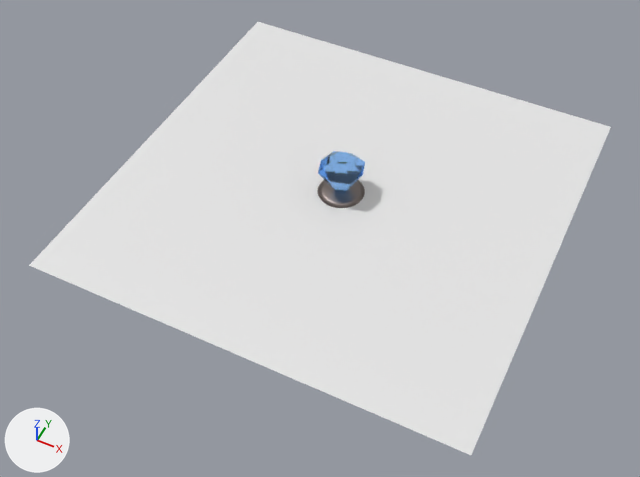
Two versions of the Blender file blend/crystal.blend, one commit apart.
Rendered twice from a 50 mm camera at (10.9, -23.8, 26.3) aimed at (0.1, -2.1, -0.8). Lighting does not change. The marker at lower left points along +X, +Y and +Z.
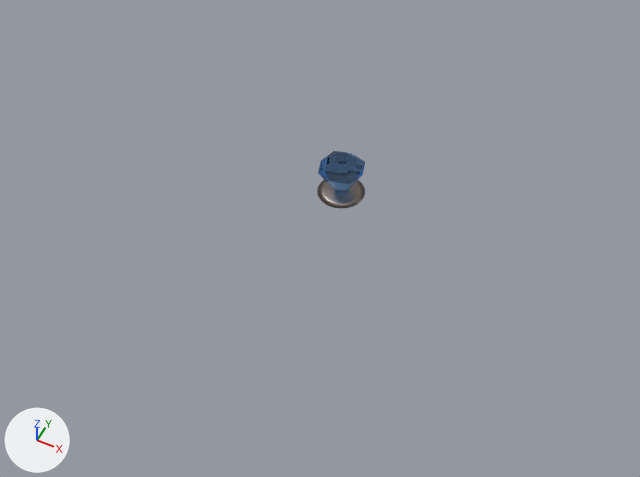
What differs and where, as boxes [x1, y1, x2, y2] in the pictures (640 x 477 px):
'Plane', deleted
    before: [29, 22, 611, 455]
'Top', added
    after: [318, 151, 365, 194]
part 1 of me_cylinder, deleted (blue)
    before: [318, 151, 365, 194]

What changed in the scene script:
```text
Change me_cylinder:
    where me_cylinder.from_pydata(...)  # 122 vertices, 94 faces; spans x -1.0..1.0, y -1.0..1.0, z 0.0..1.89
    used by ob_cylinder; location = (0.0, 0.0, 0.0)
    me_cylinder part 1: the loose piece of 26 vertices spanning x -0.94..0.94, y -0.94..0.94, z 0.07..1.89 is deleted
    remove me_cylinder.materials.append(mat_material_002)
Add me_cylinder_001:
    me_cylinder_001.from_pydata(...)  # 26 vertices, 28 faces; spans x -0.94..0.94, y -0.94..0.94, z 0.07..1.89
    me_cylinder_001.materials.append(mat_material_002)
Remove ob_plane:
    ob_plane = bpy.data.objects.new('Plane', me_plane)
    ob_plane.location = (0.0, 0.0, 0.0)
    ob_plane.scale = (9.04, 9.04, 9.04)
Add ob_top:
    ob_top = bpy.data.objects.new('Top', me_cylinder_001)
    ob_top.location = (0.0, 0.0, 0.0)
```
